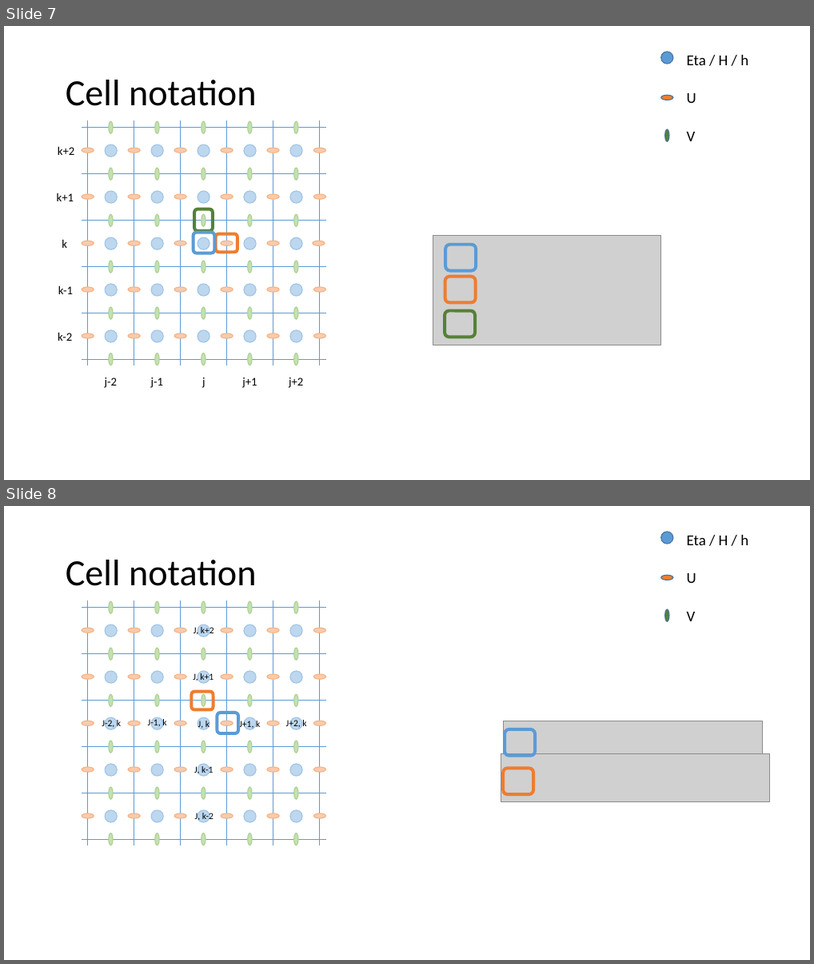
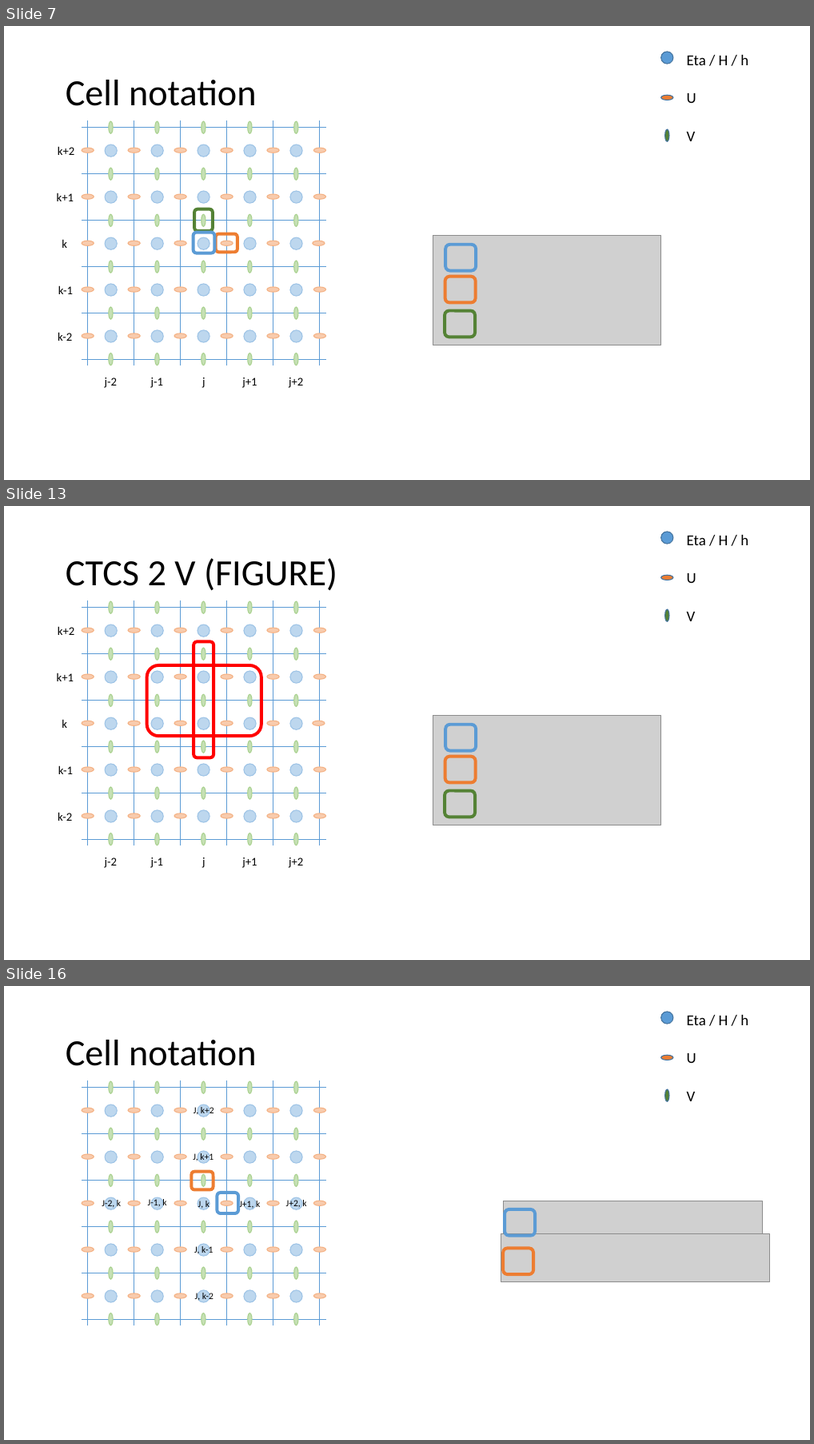
Before and after one commit to metno/gpu-ocean, a slide deck: python/fbl_ctcs_stencils.pptx. Shown one above the other, each under a label of ours: slides 7 and 8 before the commit, slides 7, 13 and 16 after it; the slides between them are not shown. The pictures are 814x964 and 814x1444 pixels, drawn with LibreOffice and Linux fonts; fonts in the diff are those of the drawing; grey boxes stand for pictures. Boxes give left, top, right and bottom in pixels: in the first picture for what was removed or moved away, otherwise in the second. Text is boxed around its words. In the diff, an @@ line names an element or a change of style, - is before the commit and + after.

Commit message:
Added slides with figures used in first paper.

```diff
--- a/python/fbl_ctcs_stencils.pptx
+++ b/python/fbl_ctcs_stencils.pptx
@@ slide 13 added at (4,506,810,960), background #FFFFFF @@
@@ title added at (66,558,338,591), 44 pt, text #000000 @@
+CTCS 2 V (FIGURE)
@@ group added at (82,600,326,845): 12 lines @@
@@ group added at (662,532,749,621): 3 ellipses, 3 texts @@
+Eta / H / h
+U
+V
@@ rounded rectangle added at (194,641,214,758), outline #FF0000 3.75 pt @@
@@ rounded rectangle added at (146,665,261,736), outline #FF0000 3.75 pt @@
@@ picture added at (434,715,662,824) @@
@@ rounded rectangle added at (446,724,476,751), outline #5B9BD5 3.75 pt @@
@@ group added at (57,626,303,868): 10 texts @@
+j-2
+j-1
+j+1
+j+2
+j
+k
+k+1
+k+2
+k-2
+k-1
@@ rounded rectangle added at (446,756,476,783), outline #ED7D31 3.75 pt @@
@@ rounded rectangle added at (445,790,475,816), outline #548235 3.75 pt @@
@@ group added at (105,624,302,822): 25 ellipses @@
@@ group added at (82,628,326,818): 30 ellipses @@
@@ group added at (109,601,298,844): 30 ellipses @@
@@ what was slide 8 is now slide 16 @@
```
Also in this commit, not shown: 7 other slides added.
